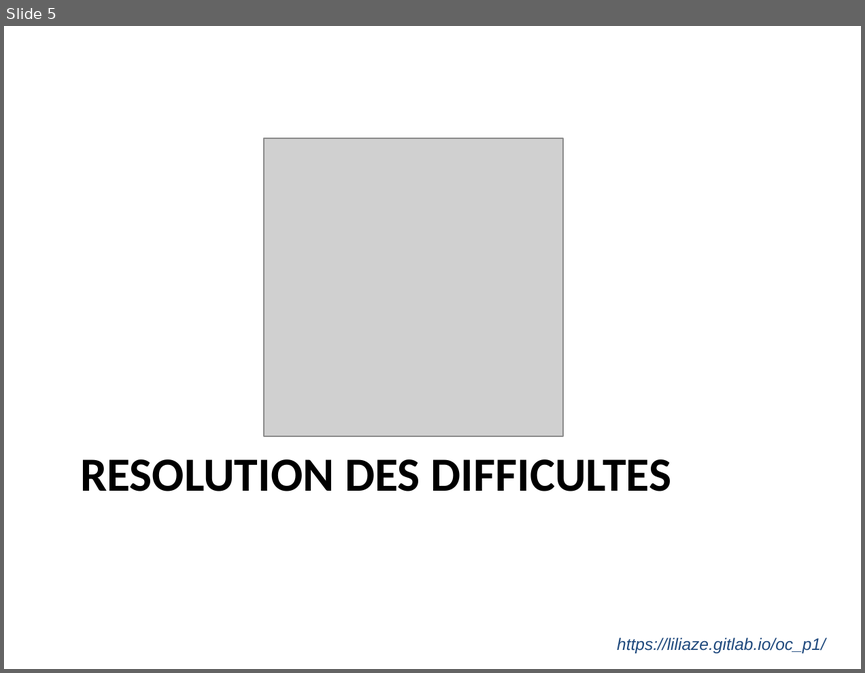
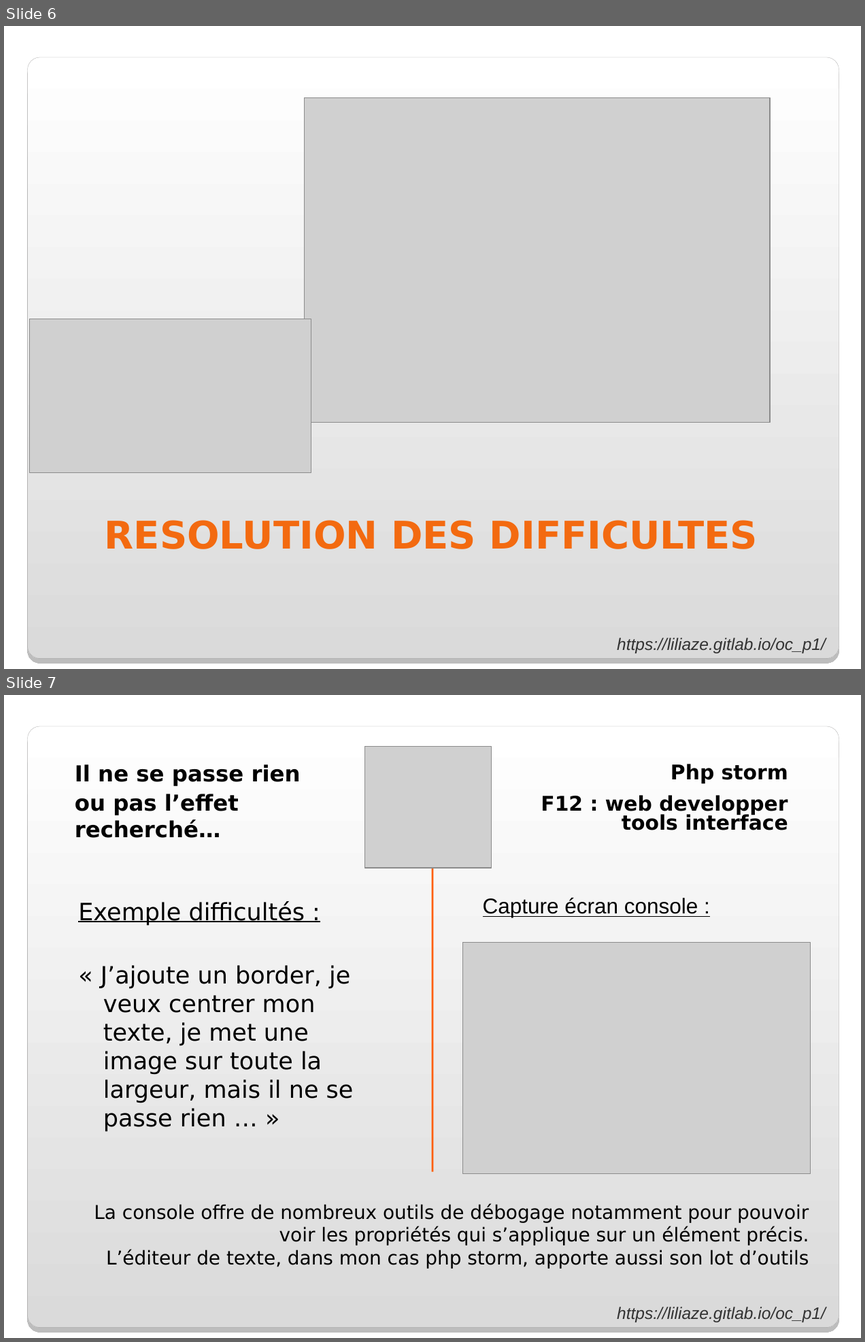
Before and after one commit to Liliaze/Recreer_une_maquette_OC_DWJ_P1, a slide deck: pres_soutenance.ppt. Shown one above the other, each under a label of ours: slide 5 before the commit, slides 6 and 7 after it. The pictures are 865x673 and 865x1342 pixels, drawn with LibreOffice and Linux fonts; fonts in the diff are those of the drawing; grey boxes stand for pictures; background and template pictures are left out. Boxes give left, top, right and bottom in pixels: in the first picture for what was removed or moved away, otherwise in the second. Text is boxed around its words. In the diff, an @@ line names an element or a change of style, - is before the commit and + after.

```diff
--- a/pres_soutenance.ppt
+++ b/pres_soutenance.ppt
@@ slide 7 added at [4,695,861,1338], background picture (left out); not listed: 2 template elements that a slide beside it also shows @@
@@ picture added at [364,747,492,868] @@
@@ text added at [75,764,300,838], 18.5 pt, text #000000, bold @@
+Il ne se passe rien
+ou pas l’effet recherché…
@@ text added at [541,764,788,830], 17 pt, text #000000, bold @@
+Php storm
+F12 : web developper tools interface
@@ line added from (432, 854) to (432, 1172), #FF5E00 1.5 pt @@
@@ text added at [483,897,698,917], 18 pt, text #000000, underline @@
+Capture écran console :
@@ text added at [78,901,354,1132], 20 pt, text #000000 @@
+Exemple difficultés :
+« J’ajoute un border, je veux centrer mon texte, je met une image sur toute la largeur, mais il ne se passe rien … »
@@ picture added at [462,942,810,1173] @@
@@ title added at [94,1203,808,1268], 16 pt, text #000000 @@
+La console offre de nombreux outils de débogage notamment pour pouvoir voir les propriétés qui s’applique sur un élément précis.
+L’éditeur de texte, dans mon cas php storm, apporte aussi son lot d’outils
@@ what was slide 5 is now slide 6 @@
@@ slide 6 changed as well @@
@@ rounded rectangle added at [27,57,838,658], fill gradient #FFFFFF to #DADADA, outline #A4A3A3 0.17 pt @@
@@ picture: place and size @@
-picture at [264,138,563,437]
+picture at [304,98,769,422]
@@ picture added at [30,319,311,472] @@
@@ title "RESOLUTION DES DIFFICULTES": place and size @@
-title "RESOLUTION DES DIFFICULTES" at [80,459,672,491]
+title "RESOLUTION DES DIFFICULTES" at [105,520,758,549]
@@ title "RESOLUTION DES DIFFICULTES" at [105,520,758,549]: size 40 to 32 pt, font Calibri to DejaVu Sans, text colour #000000 to #F36A10; alignment left to centre; vertical alignment top to bottom @@
@@ text "https://liliaze.gitlab.io/oc_p1/" at [617,637,825,653]: text colour #1F497D to #323232 @@
```
Also in this commit, not shown: 4 other slides changed, 9 other slides added, 4 slides removed, 3 other files.
